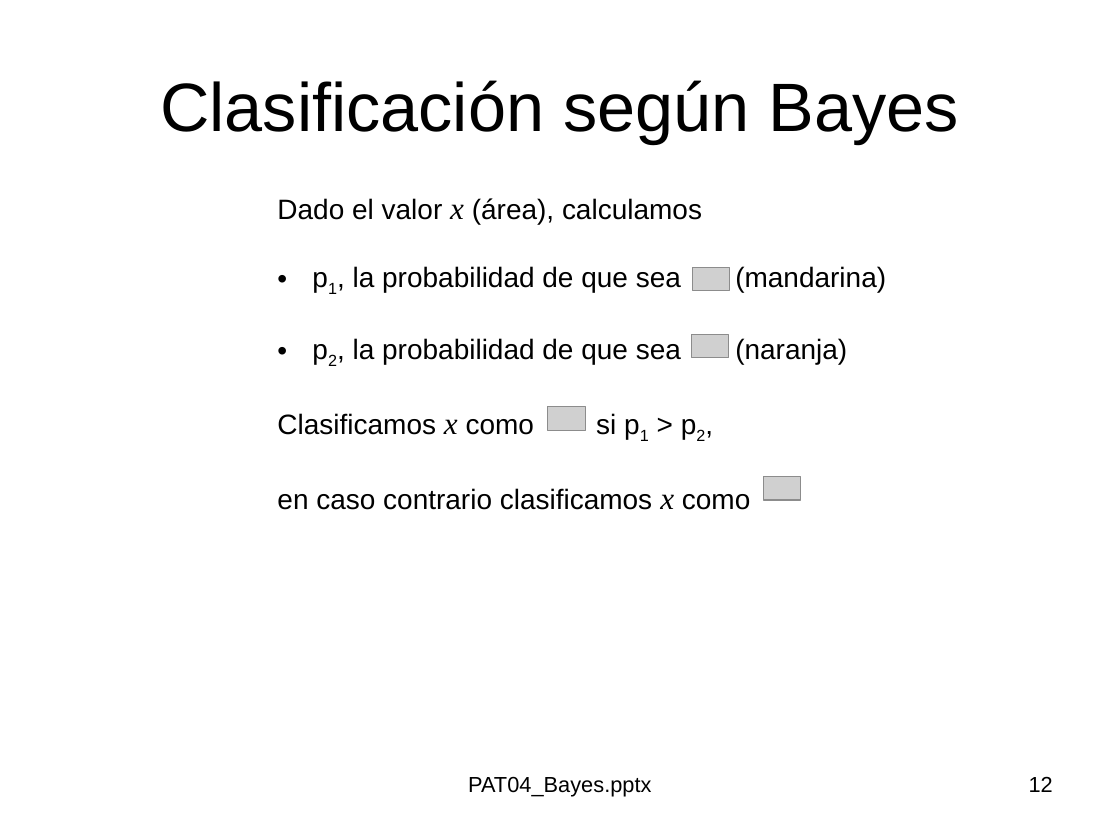
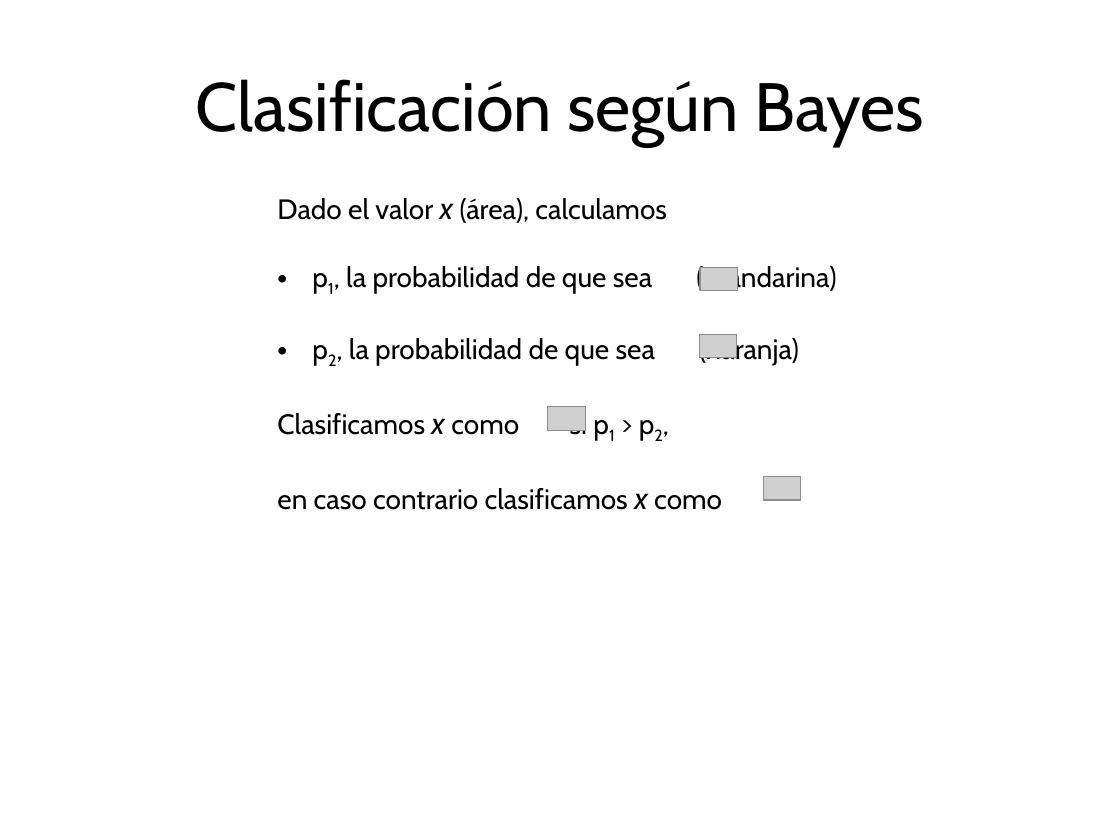
Before and after one commit to domingomery/patrones, a slide deck: slide 12 of clases/Cap04_Clasificacion/presentations/PAT04_Bayes.pptx. Drawn at 1120x840 pixels with LibreOffice and Linux fonts; fonts in the diff are those of the drawing; grey boxes stand for pictures. Boxes give left, top, right and bottom in pixels: in the first picture for what was removed or moved away, otherwise in the second. Text is boxed around its words. In the diff, an @@ line names an element or a change of style, - is before the commit and + after.

```diff
--- a/clases/Cap04_Clasificacion/presentations/PAT04_Bayes.pptx
+++ b/clases/Cap04_Clasificacion/presentations/PAT04_Bayes.pptx
@@ title "Clasificación según Bayes" at [195,79,924,146]: font Arial to Cabin @@
@@ text "Dado el valor x (área), ..." at [277,198,836,510]: font Arial to Cabin; font Times New Roman to Cabin in "x", "x", "x" @@
@@ picture: place and size @@
-picture at [692,268,729,291]
+picture at [700,268,737,291]
@@ picture: place and size @@
-picture at [692,335,729,358]
+picture at [699,335,736,358]
@@ text removed at [468,776,651,797] @@
-PAT04_Bayes.pptx
@@ page number removed at [1029,776,1053,792] @@
-12
```
Also in this commit, not shown: 32 other slides changed, 13 slides added, 13 other files.
